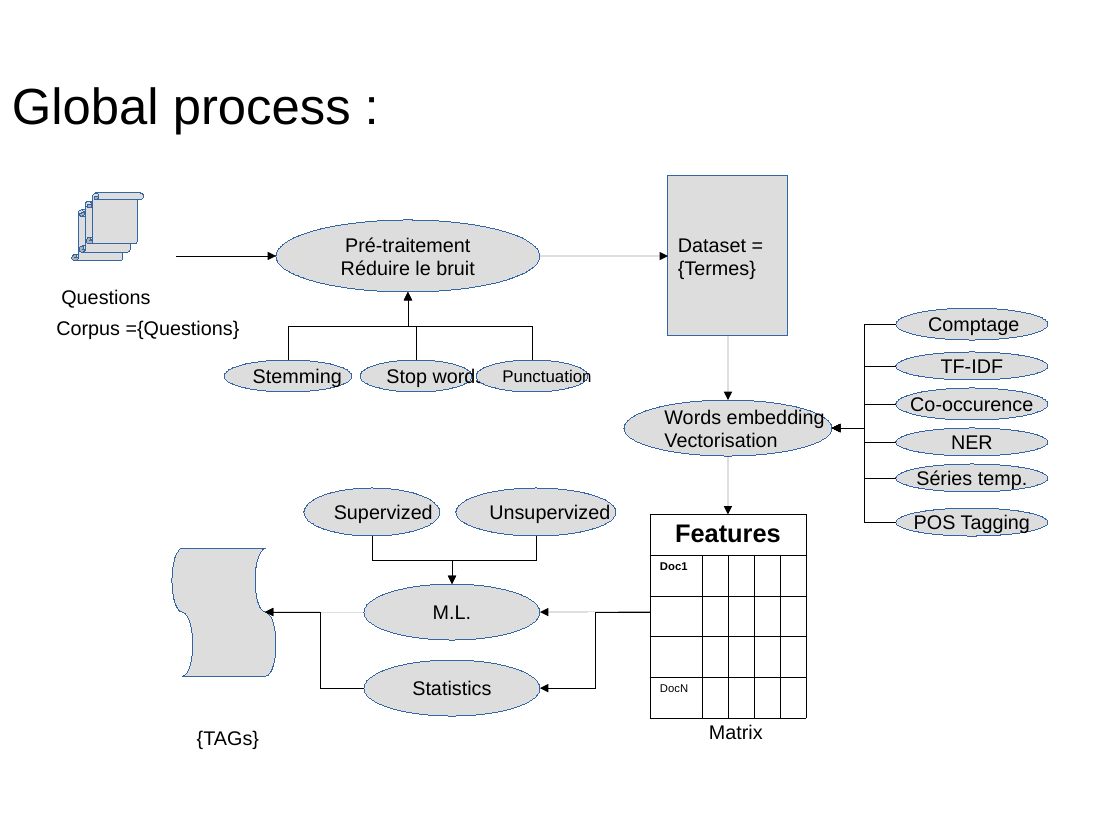
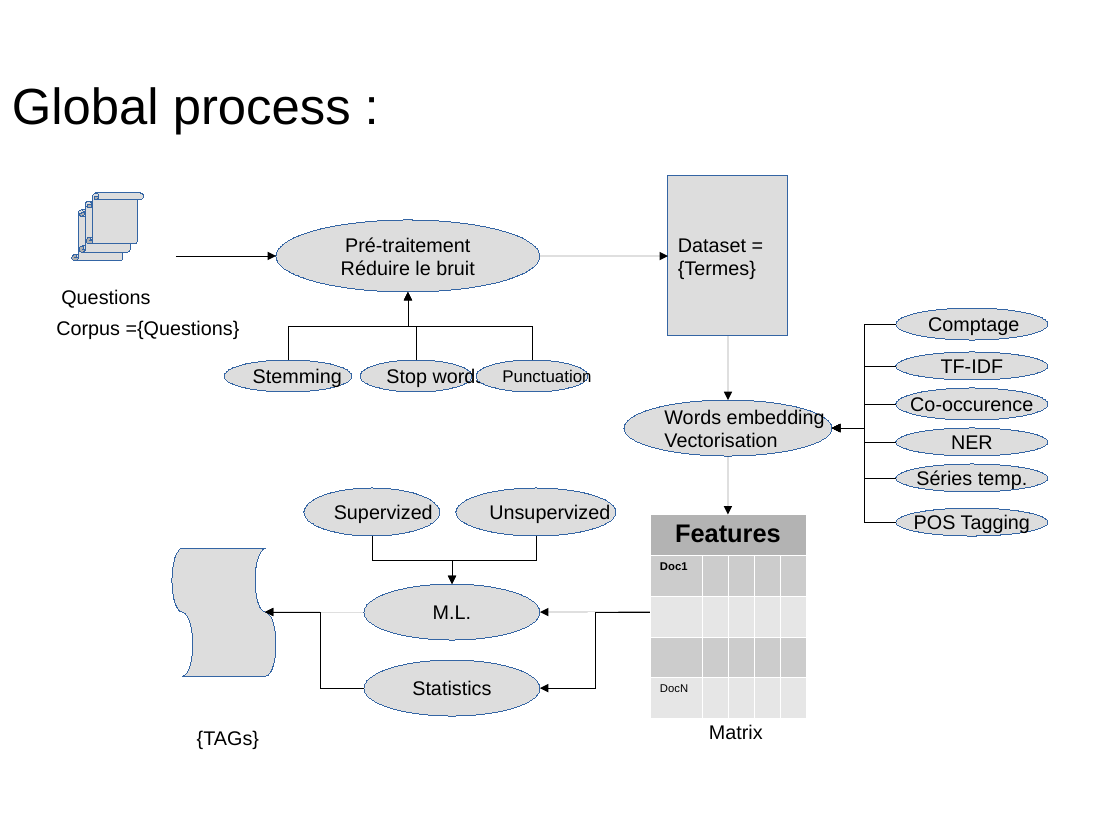
Before and after one commit to dataforcast/OC_Datascientist, a slide deck: slide 9 of P6/report/Openclassrooms_ParcoursDatascientist_P6-V1.odp. Drawn at 1120x840 pixels with LibreOffice and Linux fonts; fonts in the diff are those of the drawing; background and template pictures are left out. Boxes give left, top, right and bottom in pixels: in the first picture for what was removed or moved away, otherwise in the second. Text is boxed around its words. In the diff, an @@ line names an element or a change of style, - is before the commit and + after.

```diff
--- a/P6/report/Openclassrooms_ParcoursDatascientist_P6-V1.odp
+++ b/P6/report/Openclassrooms_ParcoursDatascientist_P6-V1.odp
@@ table at [650, 514, 808, 708] @@
@@ fill none to #B3B3B3 in row 1, column 1 @@
@@ fill none to #CCCCCC in row 2, column 1 @@
@@ fill none to #E6E6E6 in row 5, column 1 @@
@@ borders changed @@
```
Also in this commit, not shown: 7 other slides changed, 3 other files.
